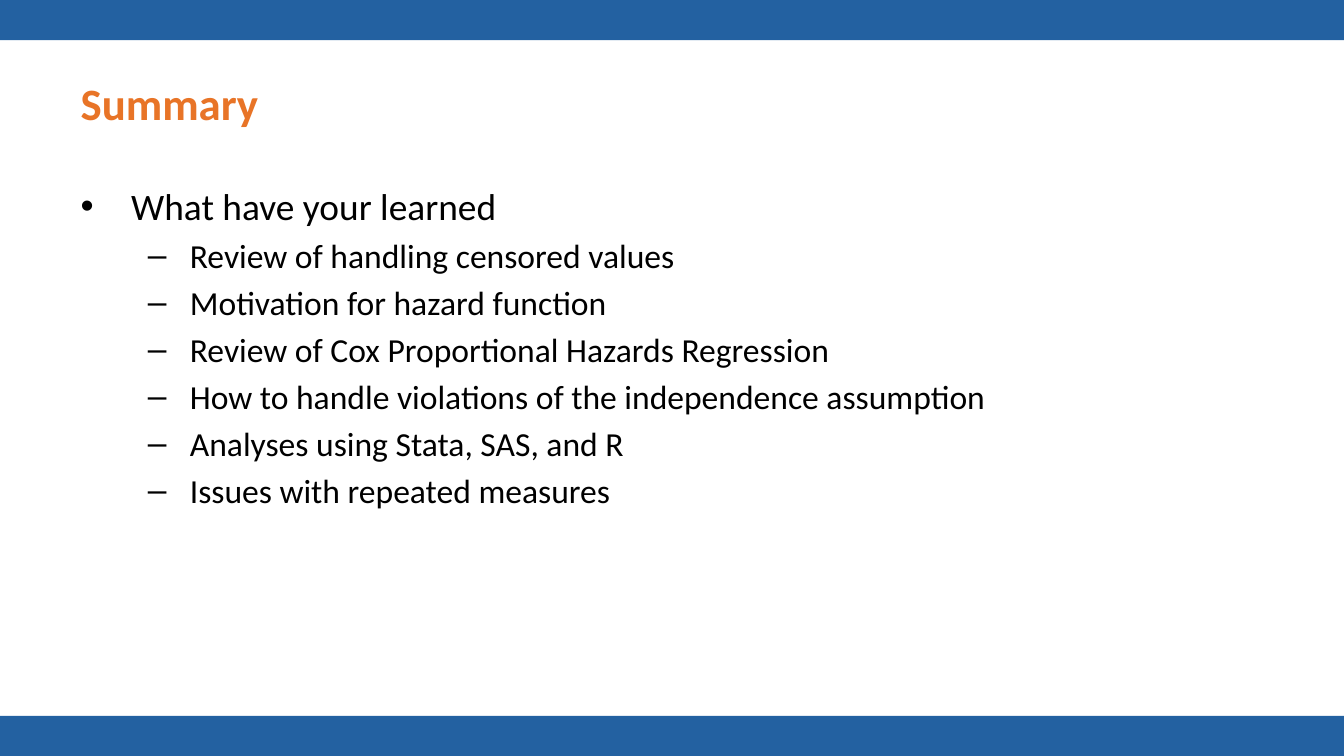
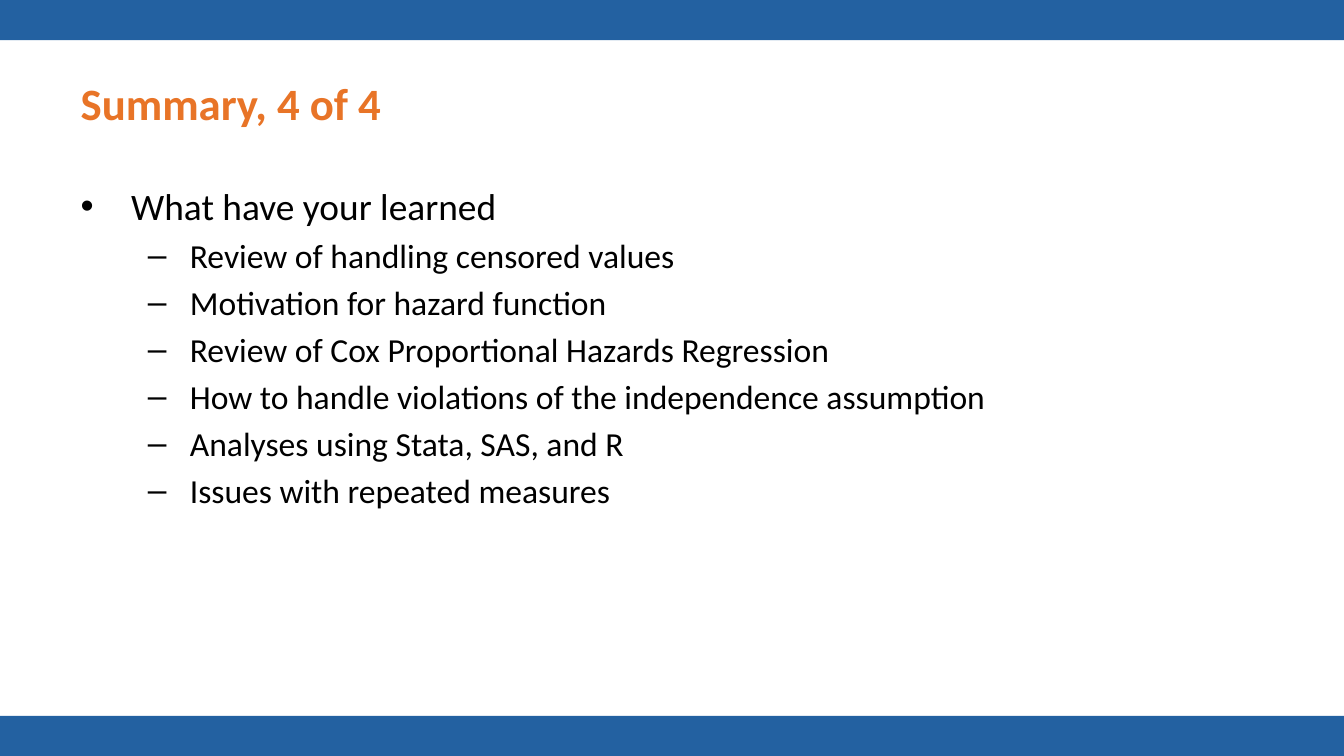
Before and after one commit to pmean/talks, a slide deck: slide 74 of frailty/frailty.pptx (slide 65 before the commit). Drawn at 1344x756 pixels with LibreOffice and Linux fonts; fonts in the diff are those of the drawing; background and template pictures are left out. Boxes give left, top, right and bottom in pixels: in the first picture for what was removed or moved away, otherwise in the second. Text is boxed around its words. In the diff, an @@ line names an element or a change of style, - is before the commit and + after.

```diff
--- a/frailty/frailty.pptx
+++ b/frailty/frailty.pptx
@@ title at (x1=81, y1=89, x2=381, y2=127): text changed @@
-Summary
+Summary, 4 of 4
```
Also in this commit, not shown: 8 other slides changed, 10 slides added, 1 slide removed, 4 other files.
